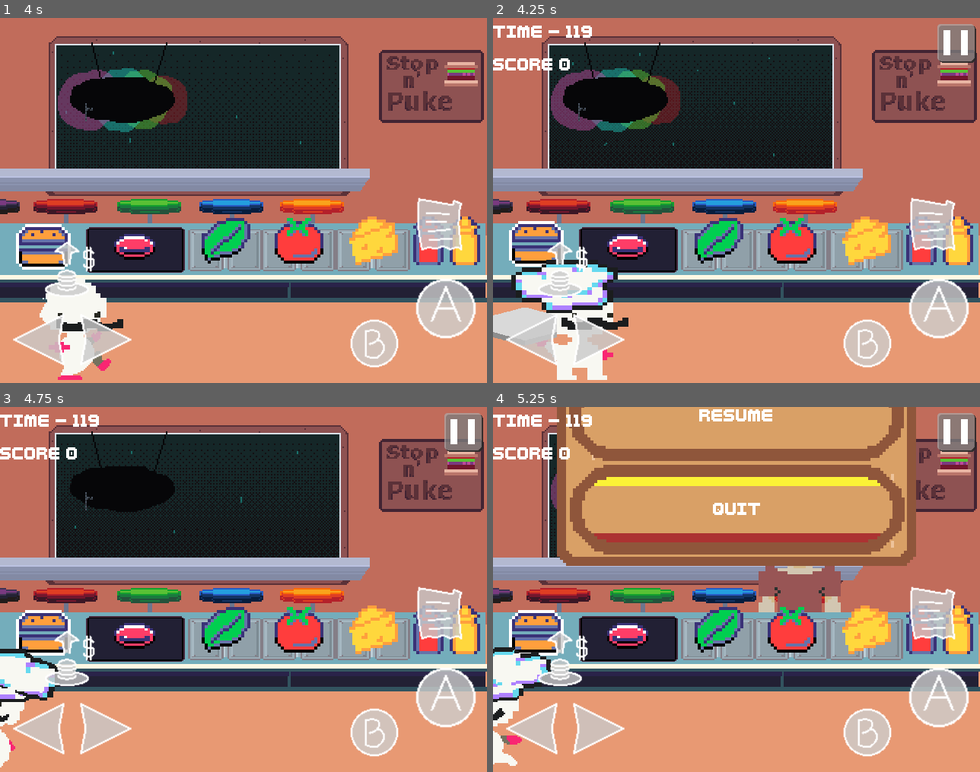
Above: before the commit, frames 1-4 (two rows, left to right).
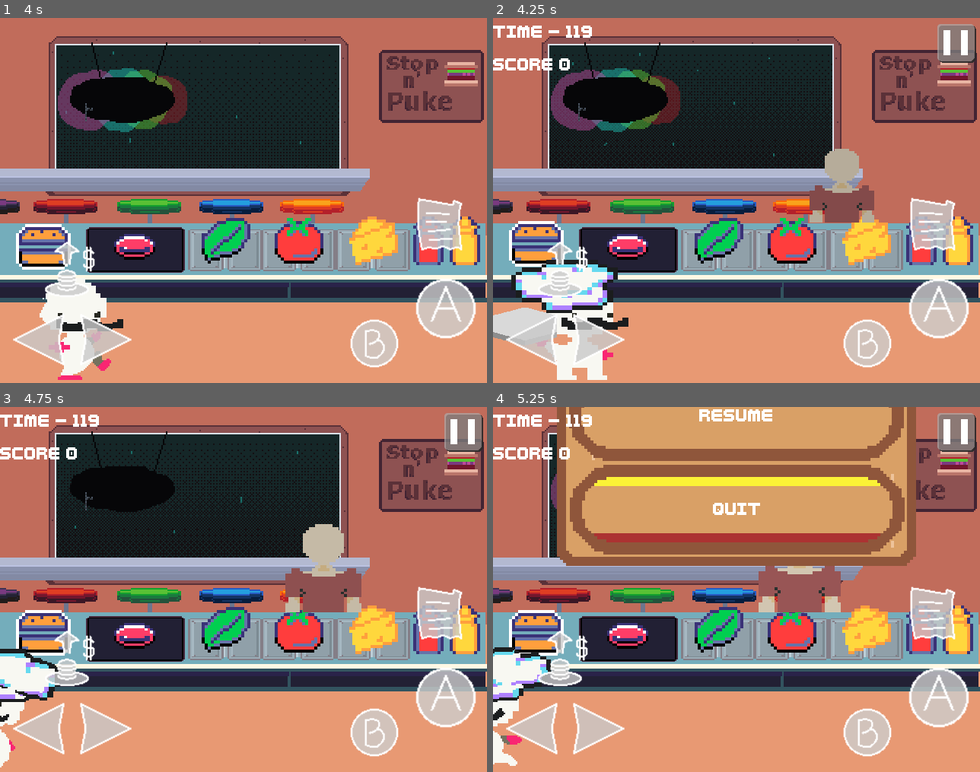
Above: after the commit, the same moments.

Repository: LettucePie/burgert
Game: Godot game, scene res://scenes/play.tscn
Two runs of this game, one before a commit and one after it. Both use one fixed random seed, a clock stepped at 60 frames per second and the inputs below. Sound files missing from this copy of the repository are replaced by a short silence.
Inputs (mouse positions are in pixels of both pictures, inside the frame that each line leads up to):
- Up to frame 1 (4 s): click "Play" at 0.5 s; tap Enter (menu) at 1.25 s; move the mouse to (350, 182) at 1.27 s; hold Right (right) 1.28-2 s; tap Z (confirm) at 1.35, 2.85 s; click (350, 182) at 1.42 s; drag from (146, 218) to (219, 273) at 2.02 s; move the mouse to (292, 120) at 2.77 s; hold Right (right) 2.78-3.5 s; drag from (219, 273) to (97, 145) at 3.52 s
- Up to frame 2 (4.25 s): no input
- Up to frame 3 (4.75 s): move the mouse to (389, 644) at 4.27 s; hold Left (left) from 4.28 s (still down); tap Z (confirm) at 4.35 s
- Up to frame 4 (5.25 s): tap Enter (menu) at 4.9 s; release Left (left) at 5 s; drag from (590, 534) to (663, 498) at 5.02 s

Frame 1 is identical in both runs. In frame 2, 1.8% of the frame differs, in the area x 65-79%, y 35-57%; in frame 3, 2.4%, in the area x 58-75%, y 32-57%; in frame 4, less than 0.1%.

Commit message:
early form of queue system

Diff:
--- a/scenes/game/customers/customer.gd
+++ b/scenes/game/customers/customer.gd
@@ -36,6 +36,7 @@
 	if new_state == CUSTOMER_STATE.Entering \
 	and status == CUSTOMER_STATE.Gone:
 		status = new_state
+		#self.show()
 		burger_portal_sprite.hide()
 		anim.play("enter")
 	elif new_state == CUSTOMER_STATE.Queue \
@@ -54,7 +55,9 @@
 		burger_portal_sprite.hide()
 	elif new_state == CUSTOMER_STATE.Leaving:
 		pass
-	elif new_state == CUSTOMER_STATE.Gone:
+	elif new_state == CUSTOMER_STATE.Gone \
+	and status == CUSTOMER_STATE.Leaving:
+		status = new_state
 		emit_signal("customer_finished")
 
 
@@ -71,3 +74,7 @@
 			set_state(CUSTOMER_STATE.Queue)
 	if anim_name == "ordering":
 		set_state(CUSTOMER_STATE.Waiting)
+
+
+func _process(delta: float) -> void:
+	z_index = current_customer
--- a/scenes/game/customers/customer_basic_a.tscn
+++ b/scenes/game/customers/customer_basic_a.tscn
@@ -181,18 +181,6 @@
 "update": 0,
 "values": [Vector2(-13, 0)]
 }
-tracks/14/type = "value"
-tracks/14/imported = false
-tracks/14/enabled = true
-tracks/14/path = NodePath("character:z_index")
-tracks/14/interp = 1
-tracks/14/loop_wrap = true
-tracks/14/keys = {
-"times": PackedFloat32Array(0),
-"transitions": PackedFloat32Array(1),
-"update": 1,
-"values": [-1]
-}
 
 [sub_resource type="Animation" id="Animation_mbwxj"]
 resource_name = "enter"
@@ -280,18 +268,6 @@
 "transitions": PackedFloat32Array(1),
 "update": 1,
 "values": [false]
-}
-tracks/7/type = "value"
-tracks/7/imported = false
-tracks/7/enabled = true
-tracks/7/path = NodePath("character:z_index")
-tracks/7/interp = 1
-tracks/7/loop_wrap = true
-tracks/7/keys = {
-"times": PackedFloat32Array(0),
-"transitions": PackedFloat32Array(1),
-"update": 1,
-"values": [-1]
 }
 
 [sub_resource type="Animation" id="Animation_gpfhn"]
@@ -845,18 +821,6 @@
 "update": 0,
 "values": [Vector2(-13, 0)]
 }
-tracks/12/type = "value"
-tracks/12/imported = false
-tracks/12/enabled = true
-tracks/12/path = NodePath("character:z_index")
-tracks/12/interp = 1
-tracks/12/loop_wrap = true
-tracks/12/keys = {
-"times": PackedFloat32Array(0),
-"transitions": PackedFloat32Array(1),
-"update": 1,
-"values": [0]
-}
 
 [sub_resource type="Animation" id="Animation_brol2"]
 resource_name = "queue"
@@ -991,7 +955,6 @@
 
 [node name="character" type="AnimatedSprite2D" parent="."]
 self_modulate = Color(0.707967, 0.707967, 0.707967, 1)
-z_index = -1
 position = Vector2(462, 189)
 scale = Vector2(5, 5)
 sprite_frames = ExtResource("4_ki675")
--- a/scenes/game/customers/customer_basic_b.tscn
+++ b/scenes/game/customers/customer_basic_b.tscn
@@ -181,18 +181,6 @@
 "update": 0,
 "values": [Vector2(13, 0)]
 }
-tracks/14/type = "value"
-tracks/14/imported = false
-tracks/14/enabled = true
-tracks/14/path = NodePath("character:z_index")
-tracks/14/interp = 1
-tracks/14/loop_wrap = true
-tracks/14/keys = {
-"times": PackedFloat32Array(0),
-"transitions": PackedFloat32Array(1),
-"update": 1,
-"values": [-1]
-}
 
 [sub_resource type="Animation" id="Animation_mbwxj"]
 resource_name = "enter"
@@ -280,18 +268,6 @@
 "transitions": PackedFloat32Array(1),
 "update": 1,
 "values": [false]
-}
-tracks/7/type = "value"
-tracks/7/imported = false
-tracks/7/enabled = true
-tracks/7/path = NodePath("character:z_index")
-tracks/7/interp = 1
-tracks/7/loop_wrap = true
-tracks/7/keys = {
-"times": PackedFloat32Array(0),
-"transitions": PackedFloat32Array(1),
-"update": 1,
-"values": [-1]
 }
 
 [sub_resource type="Animation" id="Animation_gpfhn"]
@@ -845,18 +821,6 @@
 "update": 0,
 "values": [Vector2(13, 0)]
 }
-tracks/12/type = "value"
-tracks/12/imported = false
-tracks/12/enabled = true
-tracks/12/path = NodePath("character:z_index")
-tracks/12/interp = 1
-tracks/12/loop_wrap = true
-tracks/12/keys = {
-"times": PackedFloat32Array(0),
-"transitions": PackedFloat32Array(1),
-"update": 1,
-"values": [0]
-}
 
 [sub_resource type="Animation" id="Animation_brol2"]
 resource_name = "queue"
@@ -991,7 +955,6 @@
 
 [node name="character" type="AnimatedSprite2D" parent="."]
 self_modulate = Color(0.707967, 0.707967, 0.707967, 1)
-z_index = -1
 position = Vector2(462, 189)
 scale = Vector2(5, 5)
 sprite_frames = ExtResource("2_j4wbg")
--- a/scenes/game/customers/customer_basic_c.tscn
+++ b/scenes/game/customers/customer_basic_c.tscn
@@ -181,18 +181,6 @@
 "update": 0,
 "values": [Vector2(13, 0)]
 }
-tracks/14/type = "value"
-tracks/14/imported = false
-tracks/14/enabled = true
-tracks/14/path = NodePath("character:z_index")
-tracks/14/interp = 1
-tracks/14/loop_wrap = true
-tracks/14/keys = {
-"times": PackedFloat32Array(0),
-"transitions": PackedFloat32Array(1),
-"update": 1,
-"values": [-1]
-}
 
 [sub_resource type="Animation" id="Animation_mbwxj"]
 resource_name = "enter"
@@ -280,18 +268,6 @@
 "transitions": PackedFloat32Array(1),
 "update": 1,
 "values": [false]
-}
-tracks/7/type = "value"
-tracks/7/imported = false
-tracks/7/enabled = true
-tracks/7/path = NodePath("character:z_index")
-tracks/7/interp = 1
-tracks/7/loop_wrap = true
-tracks/7/keys = {
-"times": PackedFloat32Array(0),
-"transitions": PackedFloat32Array(1),
-"update": 1,
-"values": [-1]
 }
 
 [sub_resource type="Animation" id="Animation_gpfhn"]
@@ -845,18 +821,6 @@
 "update": 0,
 "values": [Vector2(13, 0)]
 }
-tracks/12/type = "value"
-tracks/12/imported = false
-tracks/12/enabled = true
-tracks/12/path = NodePath("character:z_index")
-tracks/12/interp = 1
-tracks/12/loop_wrap = true
-tracks/12/keys = {
-"times": PackedFloat32Array(0),
-"transitions": PackedFloat32Array(1),
-"update": 1,
-"values": [0]
-}
 
 [sub_resource type="Animation" id="Animation_brol2"]
 resource_name = "queue"
@@ -991,7 +955,6 @@
 
 [node name="character" type="AnimatedSprite2D" parent="."]
 self_modulate = Color(0.707967, 0.707967, 0.707967, 1)
-z_index = -1
 position = Vector2(462, 189)
 scale = Vector2(5, 5)
 sprite_frames = ExtResource("2_kw0gu")
--- a/scenes/game/game.gd
+++ b/scenes/game/game.gd
@@ -91,7 +91,7 @@
 	current_order.clear()
 	#current_order = generate_order(1)
 	#current_order_position = randi_range(0, 3)
-	current_order = kitchen.pick_customer()
+	current_order = kitchen.readying_next_customer()
 	## TODO transition burger portal display from HUD to Kitchen. Keep Order List
 	#kitchen.update_burger_portal()
 	#hud.push_burger_build(current_order, current_order_position)
--- a/scenes/game/kitchen.gd
+++ b/scenes/game/kitchen.gd
@@ -6,12 +6,13 @@
 
 @export var customer_burger_portal : BurgerPortal
 @export var customers_node : Node2D
+@export var normy_customers : Array[Customer] = []
 @export var splat : AnimatedSprite2D
 var customers : Array[Customer] = []
-var queue : Array[Customer] = []
+var queue : PackedInt32Array = []
+var queue_idx : int = 0
 var current_customer : Customer = null
 var next_customer : Customer = null
-var past_customers : Array[Customer]
 
 
 func _ready():
@@ -21,6 +22,10 @@
 		if child is Customer:
 			customers.append(child)
 			child.burger_portal_sprite.texture.viewport_path = customer_burger_portal.get_path()
+			if !child.customer_arrived.is_connected(_on_customer_arrived):
+				child.customer_arrived.connect(_on_customer_arrived)
+			if !child.customer_finished.is_connected(_on_customer_finished):
+				child.customer_finished.connect(_on_customer_finished)
 	prep_kitchen()
 
 
@@ -29,67 +34,82 @@
 	for c in customers:
 		c.hide()
 	splat.hide()
-	past_customers.clear()
 	if current_customer != null:
 		current_customer.sound_player.stop()
+	queue_idx = -1
 	current_customer = null
+	next_customer = null
+	for c in customers:
+		c.current_customer = false
+		c.status = Customer.CUSTOMER_STATE.Gone
+	_build_queue()
 
 
-func pick_customer() -> PackedStringArray:
+func _build_queue():
+	queue.clear()
+
+	## Filter through for eligible special customers
+	var eligible_pool : Array[Customer] = []
+	for c in customers:
+		##
+		## REPLACE WITH : IF ELIGIBLE TIME SLOT
+		##
+		if !normy_customers.has(c):
+			eligible_pool.append(c)
+	print("Eligible Unique Customers Size: ", eligible_pool.size())
+
+	randomize()
+	for i in 30:
+		print("Queue Build, ", i)
+		if randf() <= 0.5:
+			print("Tossing in a normy")
+			if queue.size() > 0:
+				print("Queue Larger than 0")
+				var filter_repeats = []
+				for n in normy_customers:
+					var normy_idx = customers.find(n)
+					var queue_last = queue[queue.size() - 1]
+					if normy_idx != queue_last:
+						print(normy_idx, " doesn't equal ", queue_last)
+						filter_repeats.append(n)
+				print("Filtered Out non-repetitive normies :\n", filter_repeats)
+				queue.append(customers.find(filter_repeats.pick_random()))
+			else:
+				queue.append(customers.find(normy_customers.pick_random()))
+		else:
+			if eligible_pool.size() > 0:
+				print("Tossing in a unique customer")
+				var unique_customer : Customer = eligible_pool.pick_random()
+				var idx = customers.find(unique_customer)
+				if unique_customer.consecutive_orders > 1:
+					for x in unique_customer.consecutive_orders:
+						queue.append(idx)
+						queue.append(customers.find(normy_customers.pick_random()))
+				else:
+					queue.append(idx)
+			else:
+				print("No Unique Customers are eligible...")
+
+
+
+func readying_next_customer() -> PackedStringArray:
 	var result : PackedStringArray = []
-	print("kitchen.pick_customer() Called")
+	queue_idx += 1
 	if current_customer != null:
-		print("Current_Customer == ", current_customer.customer_name)
-	else:
-		print("Current_Customer is NULL")
-	## Deliberate which Customer to randomly pick.
-	randomize()
-	if current_customer == null:
-		current_customer = customers.pick_random()
-	else:
-		## Cleanup Previous Customer
-		past_customers.append(current_customer)
-		current_customer.hide()
-		#current_customer.set_active(false)
-		if current_customer.consecutive_orders > 1:
-			print(current_customer.customer_name, " Consecutive: ", current_customer.consecutive_orders)
-			var satisfied : bool = true
-			for i in current_customer.consecutive_orders:
-				var index : int = past_customers.size() - (i + 1)
-				if index >= 0:
-					print("Checking index[", index, "] of past_customers.size(): ", past_customers.size())
-					if past_customers[index] != current_customer:
-						satisfied = false
-				else:
-					satisfied = false
-			if satisfied:
-				print("Current Consecutive Customer is satisfied")
-				var altered_list : Array[Customer] = customers.duplicate(true)
-				altered_list.erase(current_customer)
-				current_customer = altered_list.pick_random()
-			else:
-				print("Current Consecutive Customer is NOT YET satisfied")
-		else:
-			current_customer = customers.pick_random()
-
-	## Pick one of their orders randomly.
-	print("Deliberation Result Current Customer = ", current_customer.customer_name)
-	current_customer.show()
-	var out : String = "Current_Customer order options:\n"
-	for psa in current_customer.orders:
-		for order in psa:
-			out += order + ", "
-		out += "\n"
-	print(out)
+		current_customer.current_customer = false
+	current_customer = customers[queue[queue_idx]]
+	next_customer = customers[queue[queue_idx + 1]]
 	result = current_customer.orders.pick_random().duplicate()
 	customer_burger_portal.burger.assemble_burger_build(result)
-	current_customer.set_state(Customer.CUSTOMER_STATE.Entering)
+	if current_customer.status == Customer.CUSTOMER_STATE.Gone:
+		current_customer.set_state(Customer.CUSTOMER_STATE.Entering)
 	current_customer.current_customer = true
-	if !current_customer.customer_arrived.is_connected(_on_customer_arrived):
-		current_customer.customer_arrived.connect(_on_customer_arrived)
-	if !current_customer.customer_finished.is_connected(_on_customer_finished):
-		current_customer.customer_finished.connect(_on_customer_finished)
+	if next_customer.status == Customer.CUSTOMER_STATE.Gone\
+	and current_customer.status > 0:
+		next_customer.set_state(Customer.CUSTOMER_STATE.Entering)
+
 	#current_customer.play_greeting()
+	print("Current_customer : ", current_customer.customer_name)
 	print("Current_Customer New Order\n\n", result)
 
 	return result
@@ -115,6 +135,9 @@
 func _on_customer_arrived():
 	print("Kitchen Customer has Arrived")
 	emit_signal("customer_ready")
+	if next_customer.status == Customer.CUSTOMER_STATE.Gone \
+	or next_customer.status < Customer.CUSTOMER_STATE.Queue:
+		next_customer.set_state(Customer.CUSTOMER_STATE.Entering)
 
 
 func _on_customer_finished():
--- a/scenes/game/kitchen_a.tscn
+++ b/scenes/game/kitchen_a.tscn
@@ -74,11 +74,12 @@
 [sub_resource type="RectangleShape2D" id="RectangleShape2D_62g6r"]
 size = Vector2(16, 80)
 
-[node name="kitchen_a" type="Node2D" node_paths=PackedStringArray("customer_burger_portal", "customers_node", "splat")]
+[node name="kitchen_a" type="Node2D" node_paths=PackedStringArray("customer_burger_portal", "customers_node", "normy_customers", "splat")]
 texture_filter = 1
 script = ExtResource("1_737en")
 customer_burger_portal = NodePath("burger_portal")
 customers_node = NodePath("customers")
+normy_customers = [NodePath("customers/Basic"), NodePath("customers/Basic_B"), NodePath("customers/Basic_C")]
 splat = NodePath("splat")
 
 [node name="burger_portal" parent="." instance=ExtResource("2_ng540")]
